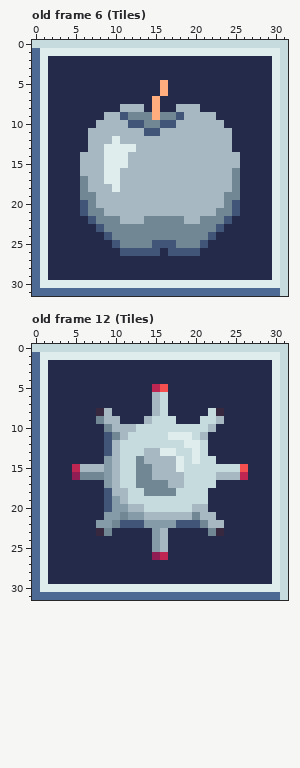
Pixel-art file -- public/assets/graphics/editor-tiles.ase. The first picture shows the starting point.
32x32 pixels, 31 frames. Colours within 5 levels of each other are drawn and written as one. Shown: old frame 6 (Tiles), old frame 12 (Tiles).
After:
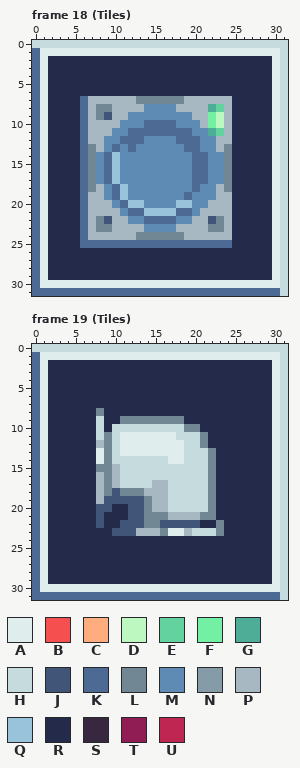
Palette (. is transparent): A #dfeded  B #f54f4f  C #ffac7f  D #bdf8c0  E #63d29e  F #74f0a4  G #4ead97  H #c6dbde  J #405578  K #4d6a94  L #728794  M #5d8bb3  N #859ba7  P #a7b8c2  Q #99c2db  R #242b4a  S #372840  T #911d55  U #bf2651
A new or re-ordered frame is compared with the old frame closest to it.
Diff:
frames 31 -> 33
Changed rows in their new state; - is an unchanged pixel.
Frame 18 (Tiles) is new; against old frame 6 (Tiles), layer "Layer 1":
first column x 6:
 5 ----------R---------
 6 ----------R---------
 7 KPPPPPPLLLLLLPPPPPP-
 8 KPLLP---MMMM---PGEP-
 9 KPLJ-PMMMMMMMM--FDP-
10 KP---MMMKKKKMMM-FDP-
11 K---MMKKKKKKKKMMGE--
12 K--MMKKKMMMMKKKMM---
13 KL-MKMKMMMMMMKKMM-L-
14 KLMKQMMMMMMMMMKKMMLR
15 KLMKQMMMMMMMMMKKMMLR
16 KLMKQMMMMMMMMMKKMMLR
17 KLMKQMMMMMMMMMKKMMLR
18 KL-MKQMMMMMMMMKMM-LR
19 KP-MKQMMMMMMMKMMM-PR
20 KP--MKQQMMMMQQMM--PR
21 KPP--MKKQQQQKKM--PPR
22 KP-JP-MMKKKKMM-PJ-P-
23 KPL-PPPPMMMMPPPP-LP-
24 KPPPPPP------PPPPPP-
25 KKKKKKKKKKKKKKKKKKK-
26 -----RRRRR-RRRR-----
Frame 19 (Tiles) is new; against old frame 12 (Tiles), layer "Layer 1":
first column x 5:
 5 ----------RR----------
 6 ----------RR----------
 7 ----------RR----------
 8 ---LR-----RR-----RR---
 9 ---HRRLLLLLLLL--RRR---
10 ---HRHHH------LLRR----
11 ---HLHAAAAAA-HH-L-----
12 ---PLHAAAAAAAAHHL-----
13 ---ALHAAAAA--A-H-L----
14 ---ALH--HHHHA--H-L----
15 RRRLL---HHHHHH---LRRRR
16 RRRPL---HHHHHH---LRRRR
17 ---PL---HHPPHH---L----
18 ---PLJLLLPPPH----L----
19 ---P-JJJJLPP-----L----
20 ---J-RRJJLPP---HHL----
21 ---JRRRJJLLL---PLL----
22 ---JRR---LLJJ---RRL---
23 ---RRJJJPPPLAAPHHHL---
24 ----------RR----------
25 ----------RR----------
26 ----------RR----------
Pixel boxes of the changes (left, top, right, bottom) in both pictures:
changed: (80, 80, 240, 256)
changed: (72, 384, 248, 560)
